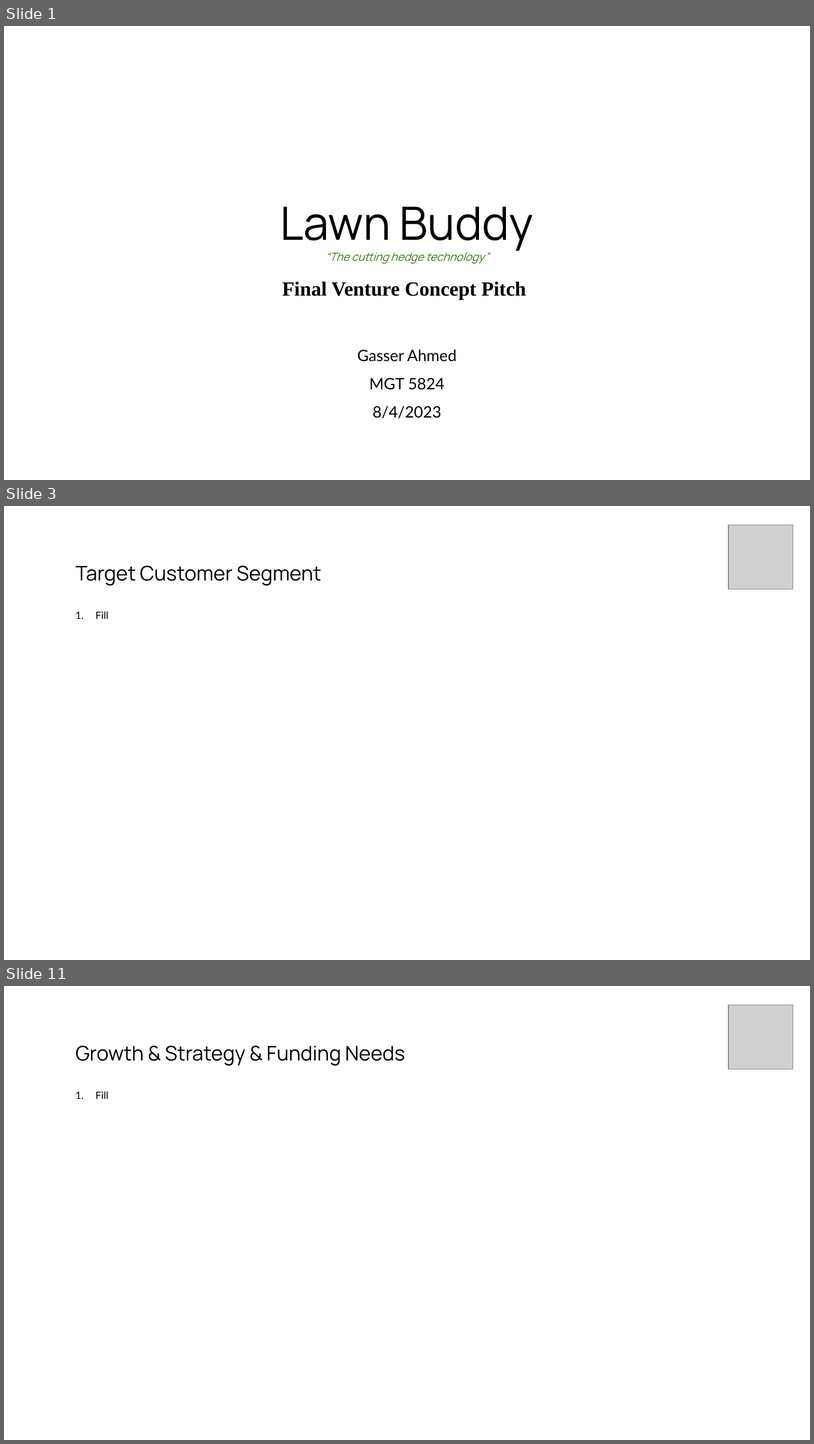
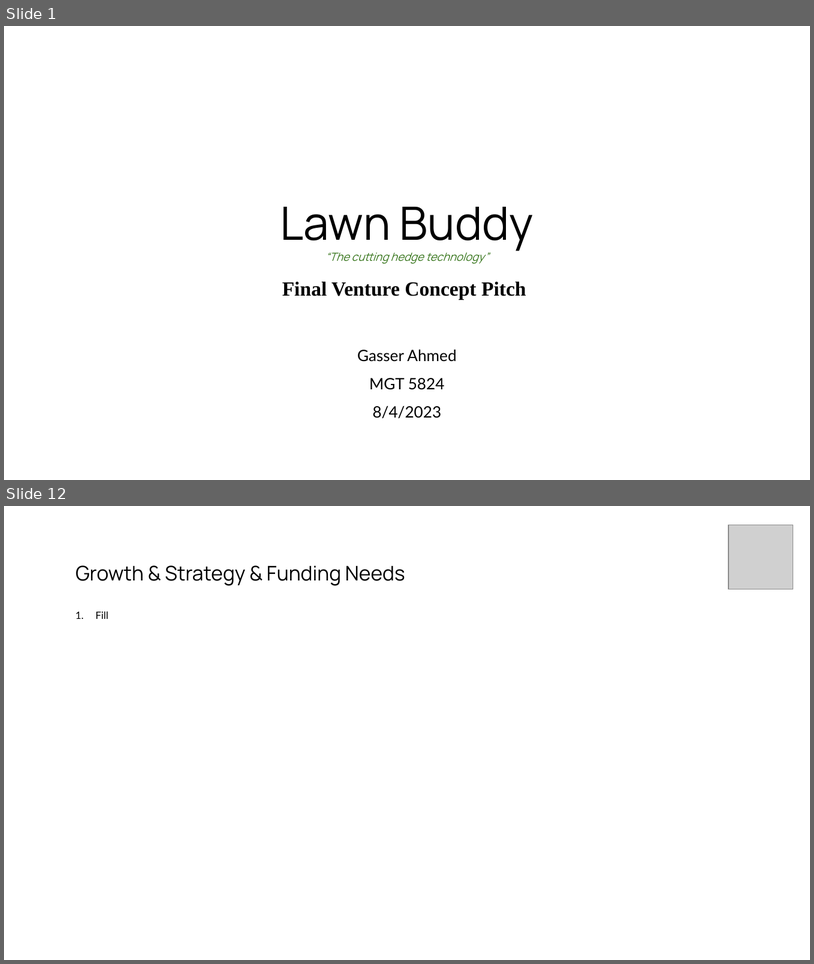
Before and after one commit to gasserahmed/VT-MIT, a slide deck: MGT5824-Tech-based Entrepreneurship/Assignments/Final Venture Concept Pitch/gasser18-final_pitch_slides.pptx. Shown one above the other, each under a label of ours: slides 1, 3 and 11 before the commit, slides 1 and 12 after it; the slides between them are not shown. The pictures are 814x1444 and 814x964 pixels, drawn with LibreOffice and Linux fonts; fonts in the diff are those of the drawing; grey boxes stand for pictures. Boxes give left, top, right and bottom in pixels: in the first picture for what was removed or moved away, otherwise in the second. Text is boxed around its words. In the diff, an @@ line names an element or a change of style, - is before the commit and + after.

```diff
--- a/MGT5824-Tech-based Entrepreneurship/Assignments/Final Venture Concept Pitch/gasser18-final_pitch_slides.pptx
+++ b/MGT5824-Tech-based Entrepreneurship/Assignments/Final Venture Concept Pitch/gasser18-final_pitch_slides.pptx
@@ slide 3 removed at (x1=4, y1=506, x2=810, y2=960), background #FFFFFF @@
@@ picture removed at (x1=729, y1=525, x2=794, y2=589) @@
@@ title removed at (x1=75, y1=565, x2=321, y2=586) @@
-Target Customer Segment
@@ text removed at (x1=96, y1=611, x2=108, y2=619) @@
-1. Fill
@@ what was slide 11 is now slide 12 @@
```
Also in this commit, not shown: 4 slides changed, 6 slides added, 4 other slides removed.
